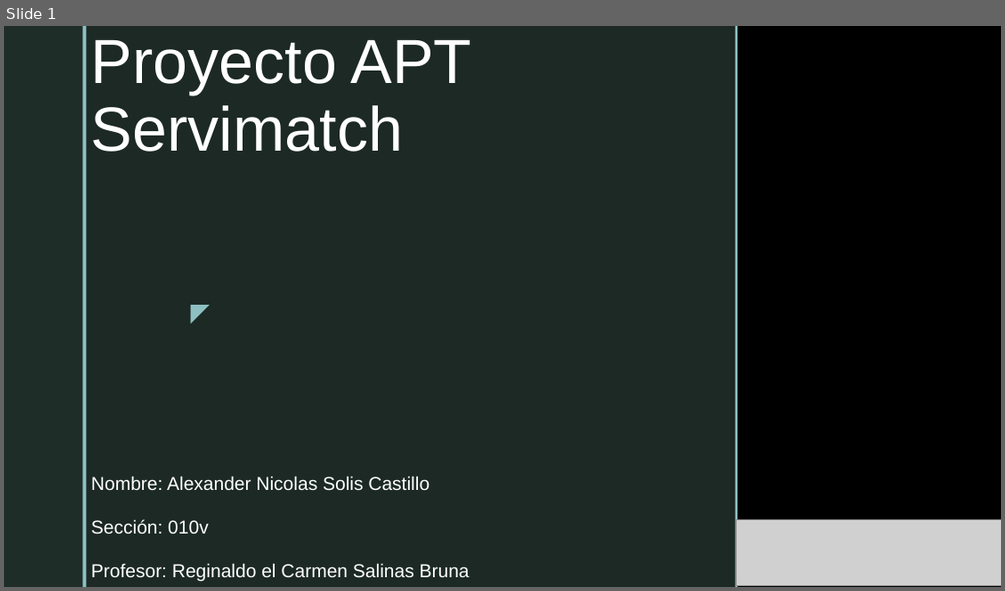
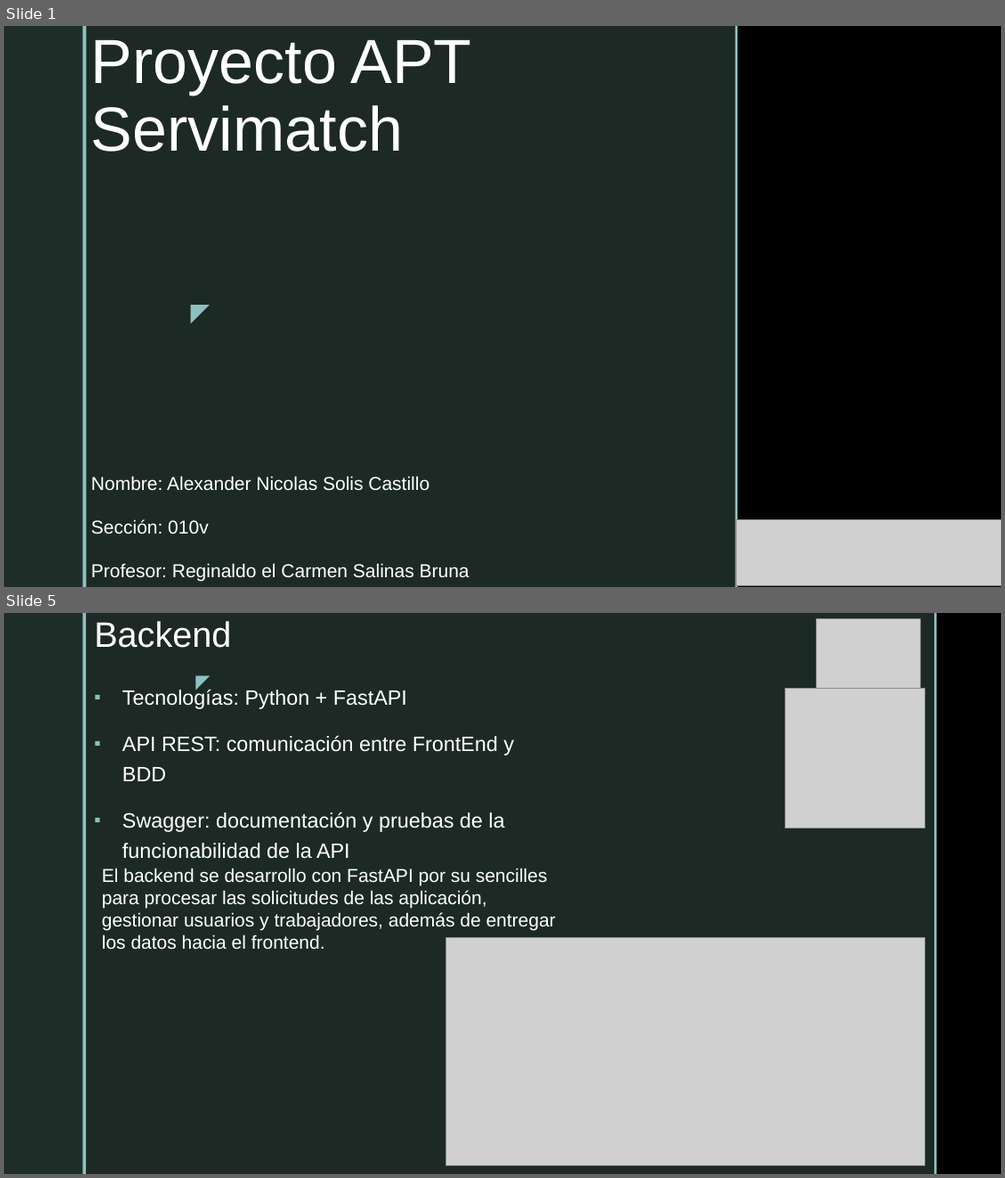
Before and after one commit to AleSolis-Duoc/ProyectoAPT_AS2026, a slide deck: fase2/Proyecto APT2.pptx. Shown one above the other, each under a label of ours: slide 1 before the commit, slides 1 and 5 after it; the slides between them are not shown. The pictures are 1005x591 and 1005x1178 pixels, drawn with LibreOffice and Linux fonts; fonts in the diff are those of the drawing; grey boxes stand for pictures; background and template pictures are left out. Boxes give left, top, right and bottom in pixels: in the first picture for what was removed or moved away, otherwise in the second. Text is boxed around its words. In the diff, an @@ line names an element or a change of style, - is before the commit and + after.

```diff
--- a/fase2/Proyecto APT2.pptx
+++ b/fase2/Proyecto APT2.pptx
@@ slide 5 added at [4, 613, 1001, 1174], background picture (left out); not listed: 2 template elements that a slide beside it also shows @@
@@ rectangle added at [86, 613, 934, 1174], fill #1F2D29 at 92% opacity @@
@@ title added at [94, 621, 231, 648], 34 pt, text #FFFFFF @@
+Backend
@@ picture added at [817, 619, 921, 732] @@
@@ rectangle added at [934, 613, 937, 1174], fill #8EC0C1 @@
@@ text added at [184, 666, 217, 695], 18 pt, text #8EC0C1 @@
+◤
@@ text added at [122, 688, 514, 859], 20 pt, text #FFFFFF @@
+▪ Tecnologías: Python + FastAPI
+▪ API REST: comunicación entre FrontEnd y BDD
+▪ Swagger: documentación y pruebas de la funcionabilidad de la API
@@ picture added at [785, 689, 924, 828] @@
@@ text added at [102, 868, 556, 949], 18 pt, text #FFFFFF @@
+El backend se desarrollo con FastAPI por su sencilles para procesar las solicitudes de las aplicación, gestionar usuarios y trabajadores, además de entregar los datos hacia el frontend.
@@ picture added at [446, 938, 924, 1165] @@
```
Also in this commit, not shown: 9 other slides added, 11 slides removed, 17 other files.
